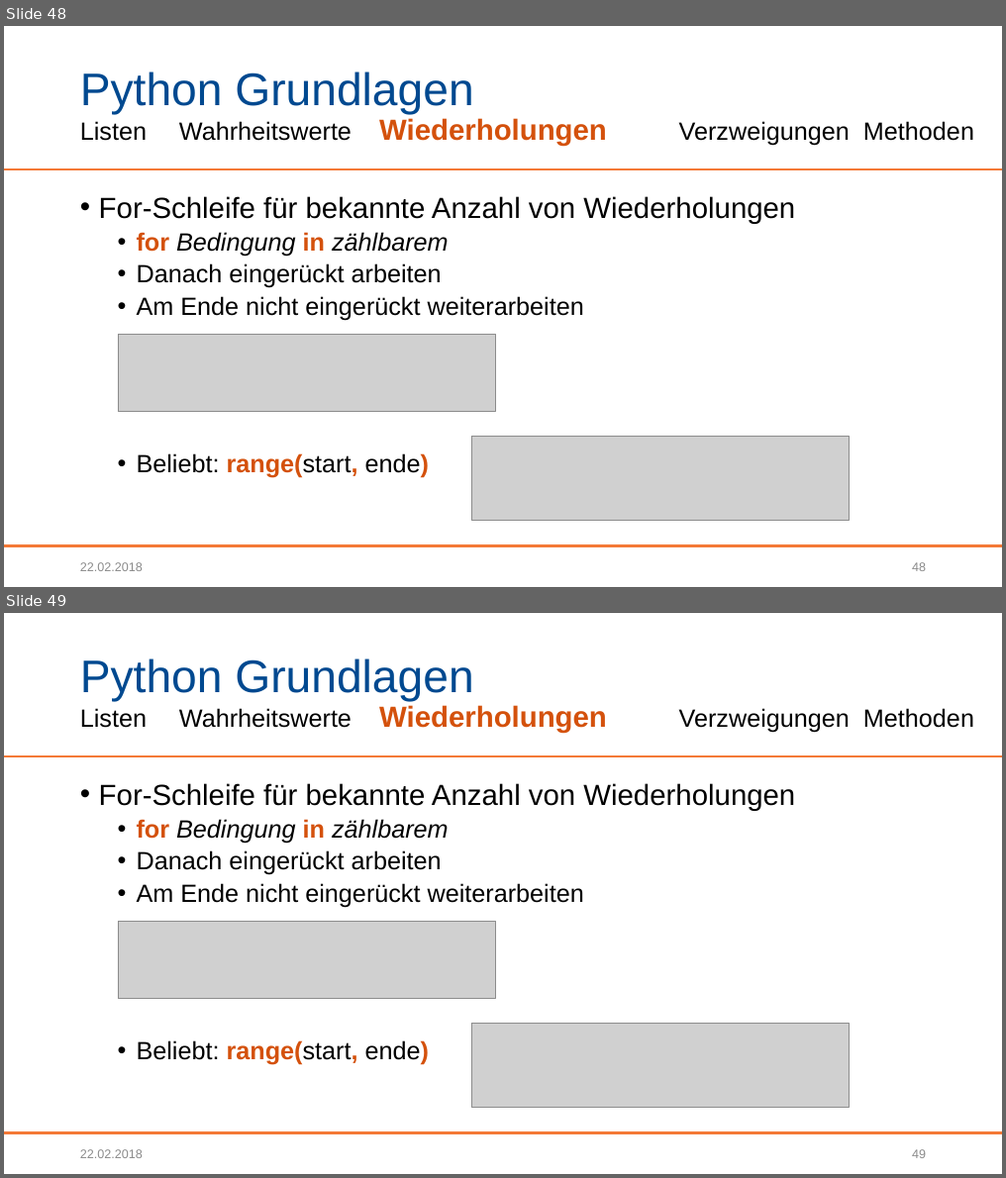
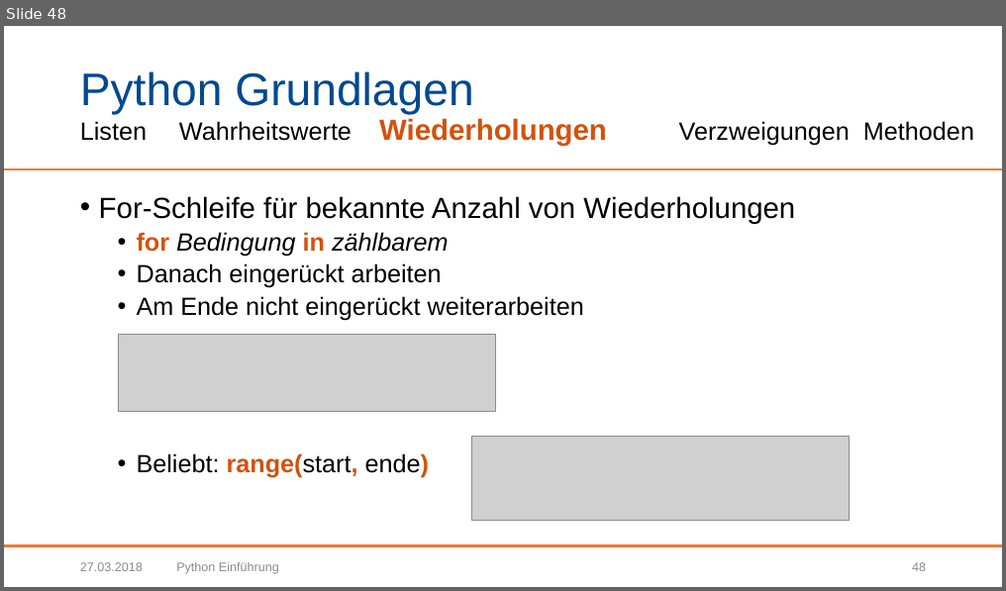
Before and after one commit to BogyMitutoyoCTL/Sophy-Preparation, a slide deck: Präsentationen/Python Einführung.pptx. Shown one above the other, each under a label of ours: slides 48 and 49 before the commit, slide 48 after it. The pictures are 1006x1178 and 1006x591 pixels, drawn with LibreOffice and Linux fonts; fonts in the diff are those of the drawing; grey boxes stand for pictures; background and template pictures are left out. Boxes give left, top, right and bottom in pixels: in the first picture for what was removed or moved away, otherwise in the second. Text is boxed around its words. In the diff, an @@ line names an element or a change of style, - is before the commit and + after.

Commit message:
Fußzeile hinzugefügt
doppelte Folie 48 entfernt
gerade Anführungszeichen auf Folie 34
Beispiel auf Folie 36 angepasst, damit nicht das Leerzeichen ausgewählt wird
Doppelpunkte bei if-Anweisung (Folie 49)

```diff
--- a/Präsentationen/Python Einführung.pptx
+++ b/Präsentationen/Python Einführung.pptx
@@ slide 49 removed at [4,613,1002,1174], background #FFFFFF; not listed: 2 template elements that a slide beside it also shows @@
@@ title removed at [80,659,974,733] @@
-Python Grundlagen
-Listen Wahrheitswerte Wiederholungen Verzweigungen Methoden
@@ text removed at [99,783,795,1065] @@
-• For-Schleife für bekannte Anzahl von Wiederholungen
-  • for Bedingung in zählbarem
-  • Danach eingerückt arbeiten
-  • Am Ende nicht eingerückt weiterarbeiten
-  • Beliebt: range(start, ende)
@@ picture removed at [118,922,495,999] @@
@@ picture removed at [471,1023,848,1108] @@
@@ text removed at [80,1150,143,1158] @@
-22.02.2018
@@ page number removed at [912,1150,926,1158] @@
-49
@@ slide 48 changed as well @@
@@ text at [80,563,143,571]: text changed @@
-22.02.2018
+27.03.2018
@@ text added at [176,563,279,574], 12 pt, text #8C8C8C @@
+Python Einführung
```
Also in this commit, not shown: 66 other slides changed.
